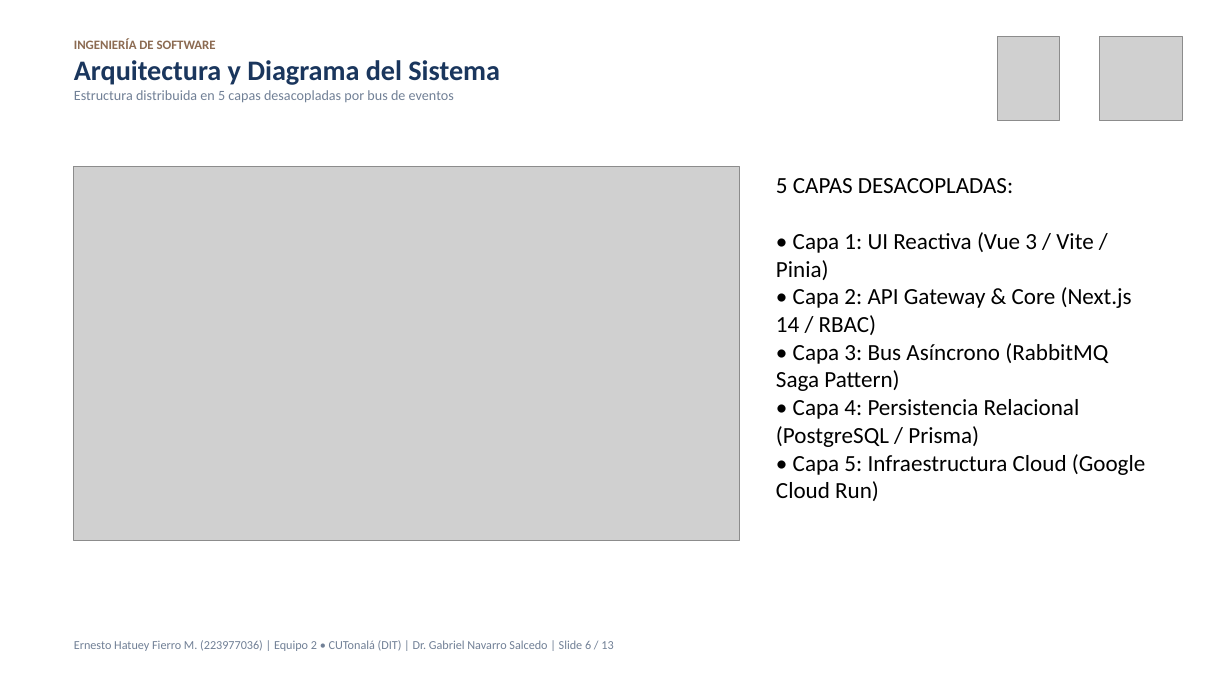
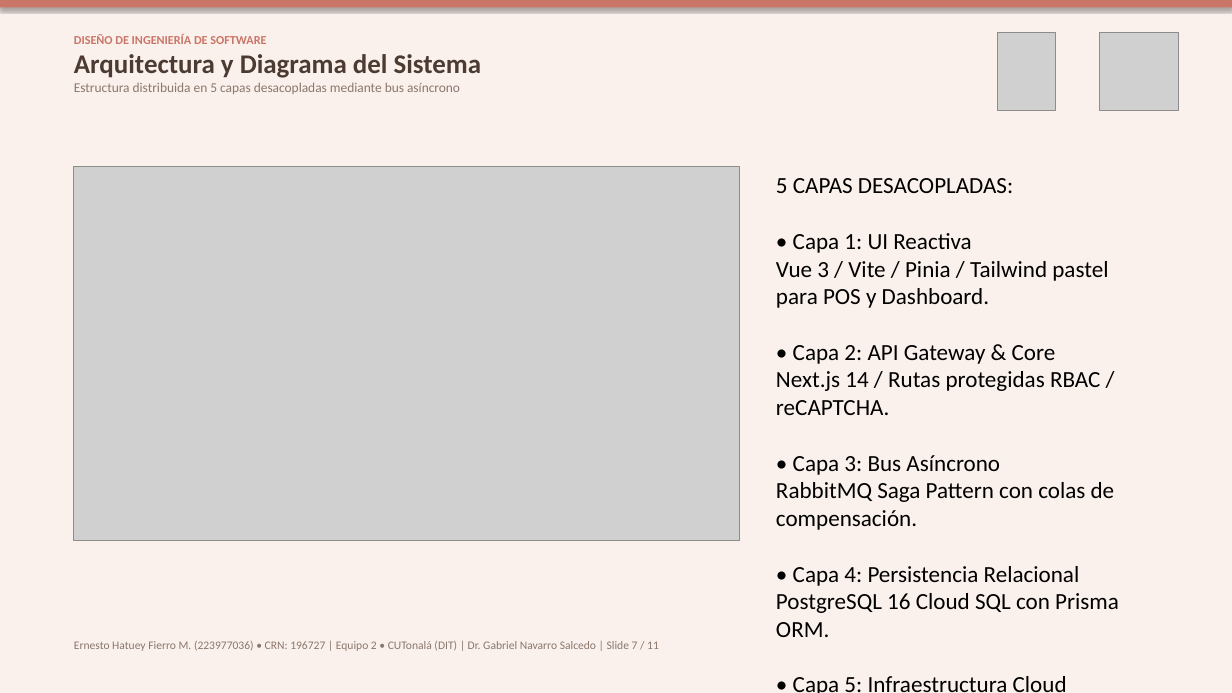
Before and after one commit to ErnestoFM/Proyecto, a slide deck: slide 7 of docs/presentacion/expodit/Presentacion_ExpoDIT_Monchis_Cafe.pptx (slide 6 before the commit). Drawn at 1232x693 pixels with LibreOffice and Linux fonts; fonts in the diff are those of the drawing; grey boxes stand for pictures. Boxes give left, top, right and bottom in pixels: in the first picture for what was removed or moved away, otherwise in the second. Text is boxed around its words. In the diff, an @@ line names an element or a change of style, - is before the commit and + after.

```diff
--- a/docs/presentacion/expodit/Presentacion_ExpoDIT_Monchis_Cafe.pptx
+++ b/docs/presentacion/expodit/Presentacion_ExpoDIT_Monchis_Cafe.pptx
@@ background #FFFFFF to #FBF1EC @@
@@ rectangle added at (0, 0, 1232, 7), fill #C97567 @@
@@ text at (74, 34, 266, 44): text changed; size 10 to 9.5 pt; text colour #8C6B52 to #C97567 @@
-INGENIERÍA DE SOFTWARE
+DISEÑO DE INGENIERÍA DE SOFTWARE
@@ text at (74, 54, 482, 78): size 22 to 21 pt, text colour #1A365D to #4B3B33 in "Arquitectura y Diagrama del Sistema" @@
@@ picture: place and size @@
-picture at (998, 37, 1059, 120)
+picture at (998, 32, 1056, 111)
@@ picture: place and size @@
-picture at (1100, 37, 1183, 120)
+picture at (1100, 32, 1178, 111)
@@ text at (74, 82, 460, 94): text changed; size 11 to 10.5 pt; text colour #718096 to #8A776D @@
-Estructura distribuida en 5 capas desacopladas por bus de eventos
+Estructura distribuida en 5 capas desacopladas mediante bus asíncrono
@@ text at (776, 233, 1119, 693): text changed @@
-• Capa 1: UI Reactiva (Vue 3 / Vite / Pinia)
-• Capa 2: API Gateway & Core (Next.js 14 / RBAC)
-• Capa 3: Bus Asíncrono (RabbitMQ Saga Pattern)
-• Capa 4: Persistencia Relacional (PostgreSQL / Prisma)
-• Capa 5: Infraestructura Cloud (Google Cloud Run)
+• Capa 1: UI Reactiva
+Vue 3 / Vite / Pinia / Tailwind pastel para POS y Dashboard.
+• Capa 2: API Gateway & Core
+Next.js 14 / Rutas protegidas RBAC / reCAPTCHA.
+• Capa 3: Bus Asíncrono
+RabbitMQ Saga Pattern con colas de compensación.
+• Capa 4: Persistencia Relacional
+PostgreSQL 16 Cloud SQL con Prisma ORM.
+• Capa 5: Infraestructura Cloud
+Google Cloud Run serverless y Cloud Logging.
@@ text at (74, 641, 659, 651): text changed; size 9.5 to 9 pt; text colour #718096 to #8A776D @@
-Ernesto Hatuey Fierro M. (223977036) | Equipo 2 • CUTonalá (DIT) | Dr. Gabriel Navarro Salcedo | Slide 6 / 13
+Ernesto Hatuey Fierro M. (223977036) • CRN: 196727 | Equipo 2 • CUTonalá (DIT) | Dr. Gabriel Navarro Salcedo | Slide 7 / 11
```
Also in this commit, not shown: 9 other slides changed, 1 slide added, 3 slides removed, 11 other files.
